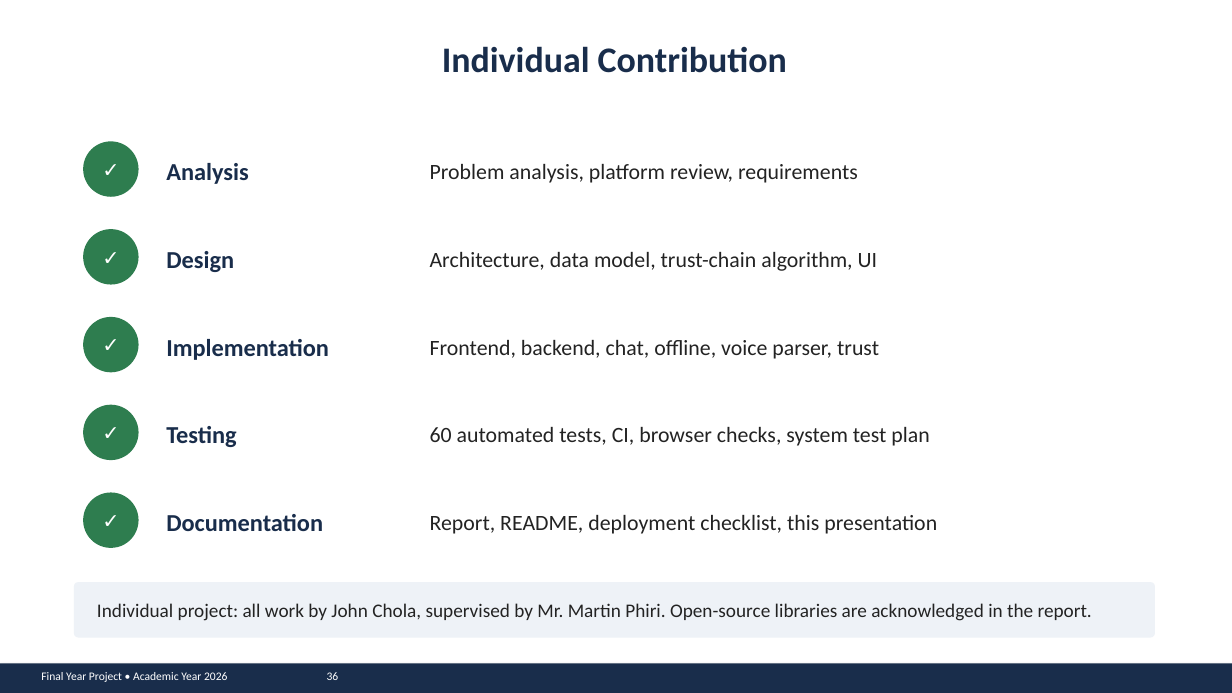
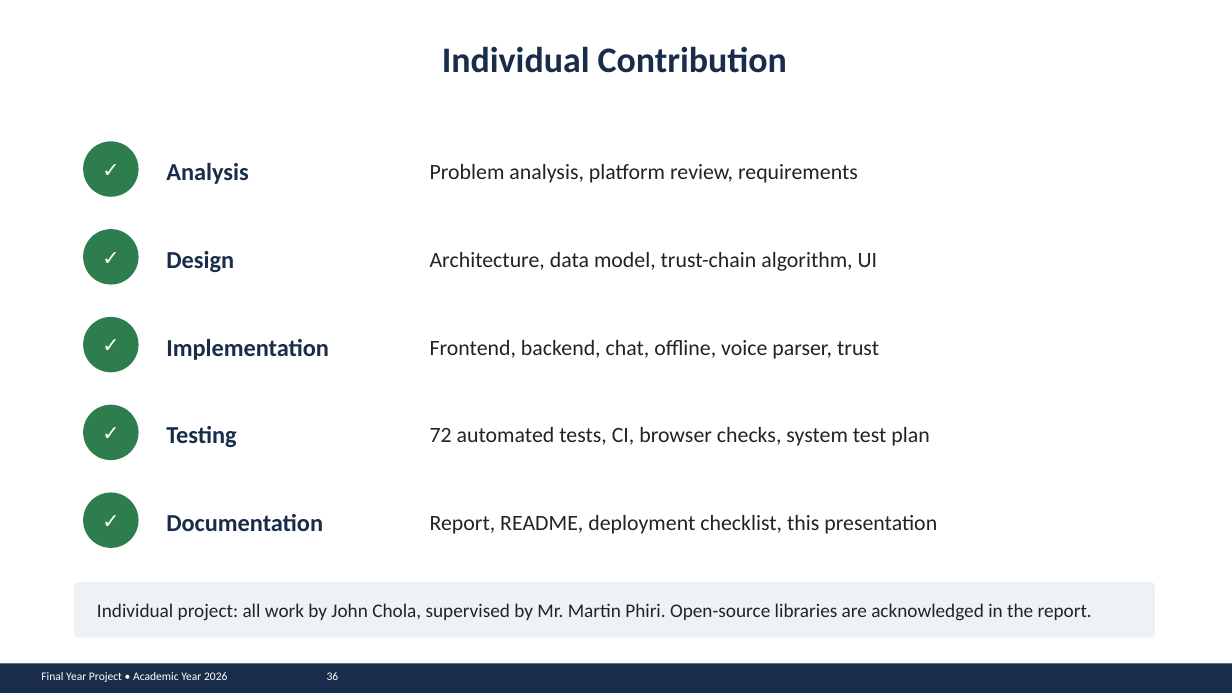
Before and after one commit to john-chola/ZamMarket, a slide deck: slide 36 of docs/presentation/ZamMarket_Presentation.pptx. Drawn at 1232x693 pixels with LibreOffice and Linux fonts; fonts in the diff are those of the drawing. Boxes give left, top, right and bottom in pixels: in the first picture for what was removed or moved away, otherwise in the second. Text is boxed around its words. In the diff, an @@ line names an element or a change of style, - is before the commit and + after.

```diff
--- a/docs/presentation/ZamMarket_Presentation.pptx
+++ b/docs/presentation/ZamMarket_Presentation.pptx
@@ text at (430, 427, 929, 446): text changed @@
-60 automated tests, CI, browser checks, system test plan
+72 automated tests, CI, browser checks, system test plan
```
Also in this commit, not shown: 12 other slides changed, 1 other file.
